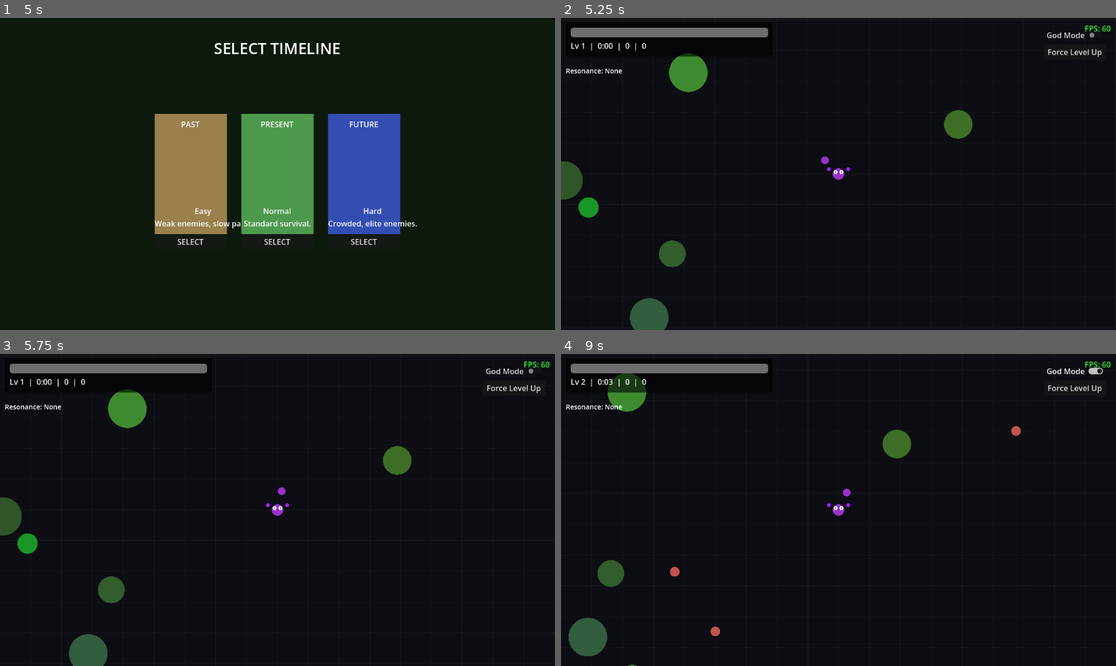
Above: before the commit, frames 1-4 (two rows, left to right).
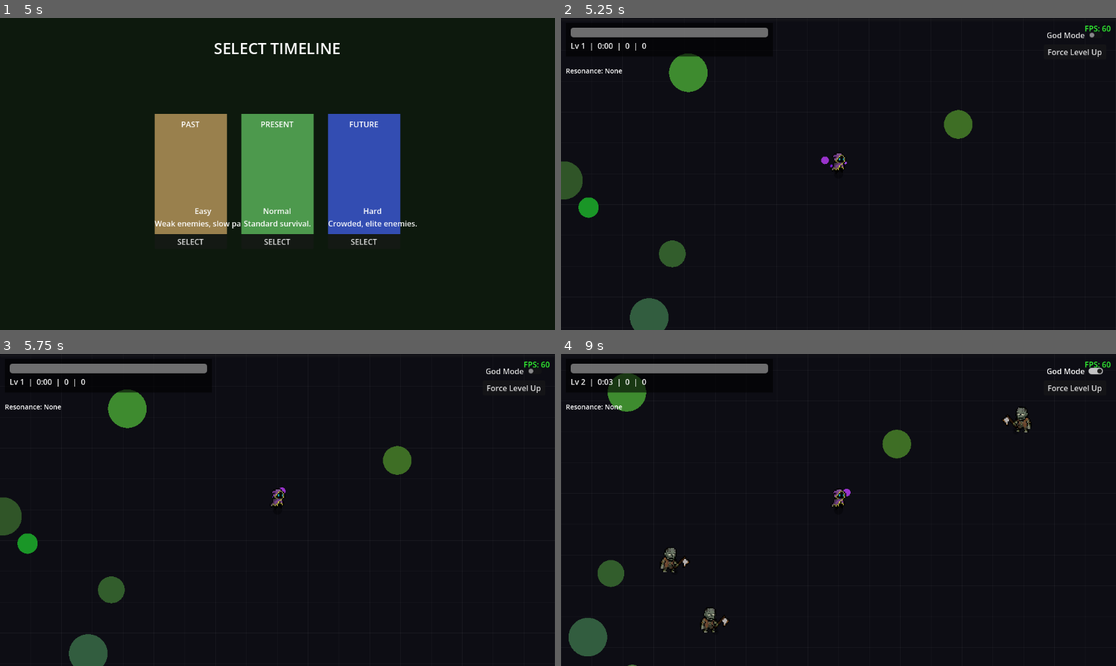
Above: after the commit, the same moments.

Repository: buiminhkhang621-cmyk/Game-with-Thong
Game: Godot game, scene res://scenes/Main.tscn
Same seed, same stepped clock (60 frames per second), same inputs: the game is played once before the commit and once after it. Sound files missing from this copy of the repository are replaced by a short silence.
Inputs:
- Up to frame 1 (5 s): click "PLAY" at 0.5 s; click "Berserker" at 1.25 s; click "Vanguard" at 2 s; click "Assassin" at 2.75 s; click "Void Mage" at 3.5 s; click "MANIFEST" at 4.25 s
- Up to frame 2 (5.25 s): click "SELECT" at 5 s
- Up to frame 3 (5.75 s): no input
- Up to frame 4 (9 s): click "God Mode" at 5.75 s; click "Force Level Up" at 6.5 s; click "[New Passive] Haste Learn a n…" at 7.25 s; hold D 8.03-8.78 s; tap Space at 8.27 s; hold S from 8.78 s (still down)

Frame 1 is identical in both runs. In frame 2, 0.2% of the frame differs, in the area x 47-53%, y 43-52%; in frame 3, 0.2%; in frame 4, 0.7%, in the area x 17-85%, y 17-91%.

Commit message:
add music, sprite, "quite" animation

Diff:
--- a/scenes/EnemyCommon.tscn
+++ b/scenes/EnemyCommon.tscn
@@ -1,6 +1,13 @@
 [gd_scene format=3 uid="uid://dt33djhaenary"]
 
 [ext_resource type="Script" uid="uid://o7x68jsjs0uo" path="res://scripts/EnemyCommon.gd" id="1"]
+[ext_resource type="Texture2D" path="res://Sprite/NPC/zombie-final.png" id="2"]
 
 [node name="EnemyCommon" type="CharacterBody2D" unique_id=1769957075]
 script = ExtResource("1")
+
+[node name="Sprite2D" type="Sprite2D" parent="."]
+texture_filter = 1
+texture = ExtResource("2")
+offset = Vector2(0, -10)
+scale = Vector2(2.5, 2.5)
--- a/scenes/Player.tscn
+++ b/scenes/Player.tscn
@@ -1,7 +1,8 @@
-[gd_scene load_steps=3 format=3]
+[gd_scene load_steps=4 format=3]
 
 [ext_resource type="Script" path="res://scripts/Player.gd" id="1"]
 [ext_resource type="Script" path="res://scripts/SkillController.gd" id="2"]
+[ext_resource type="Texture2D" path="res://Sprite/Player/character.png" id="3"]
 
 [node name="Player" type="CharacterBody2D"]
 script = ExtResource("1")
@@ -11,3 +12,9 @@
 
 [node name="SkillController" type="CharacterBody2D" parent="."]
 script = ExtResource("2")
+
+[node name="Sprite2D" type="Sprite2D" parent="."]
+texture_filter = 1
+texture = ExtResource("3")
+offset = Vector2(0, -9)
+scale = Vector2(2.5, 2.5)
--- a/scripts/EnemyCommon.gd
+++ b/scripts/EnemyCommon.gd
@@ -6,8 +6,11 @@
 @export var contact_dps: float = 10.0
 @export var xp_value: int = 1
 @export var hit_radius: float = 10.0
-@export var color: Color = Color(0.77, 0.33, 0.30, 1.0)
+@export var color: Color = Color.WHITE
 @export var _is_flashing: bool = false
+
+@onready var sprite: Sprite2D = $Sprite2D
+var wobble_time: float = 0.0
 var _flash_timer: float = 0.0
 var _original_color: Color
 var _burn_dps: float = 0.0
@@ -42,32 +45,51 @@
 			speed *= 1.5
 			max_hp *= 0.3
 			hit_radius *= 0.6
-			color = Color(0.9, 0.9, 0.3, 1.0)
 		"tank":
 			speed *= 0.5
 			max_hp *= 4.0
 			hit_radius *= 2.0
 			contact_dps *= 0.5
-			color = Color(0.3, 0.3, 0.3, 1.0)
 		"sniper":
 			max_hp *= 0.5
 			contact_dps *= 2.0
-			color = Color(0.3, 0.8, 0.3, 1.0)
 			sniper_cooldown = randf_range(1.0, 2.0)
 		"bomber":
-			color = Color(0.9, 0.4, 0.1, 1.0)
+			pass
 		"teleporter":
-			color = Color(0.6, 0.2, 0.8, 1.0)
 			speed *= 1.2
 			teleport_cooldown = randf_range(2.0, 4.0)
 		"summoner":
-			color = Color(0.2, 0.6, 0.8, 1.0)
 			speed *= 0.8
 			max_hp *= 1.5
 			summon_cooldown = randf_range(3.0, 5.0)
 
 	hp = max_hp
 	_original_color = color
+
+	# Apply sprite tint and scale based on enemy type
+	if sprite:
+		if type == "swarm":
+			sprite.texture = load("res://Sprite/NPC/swarm.png")
+		else:
+			sprite.texture = load("res://Sprite/NPC/zombie-final.png")
+
+		sprite.modulate = color
+		match type:
+			"swarm":
+				sprite.scale = Vector2(2.2, 2.2)
+			"tank":
+				sprite.scale = Vector2(3.8, 3.8)
+			"sniper":
+				sprite.scale = Vector2(2.2, 2.2)
+			"bomber":
+				sprite.scale = Vector2(2.6, 2.6)
+			"teleporter":
+				sprite.scale = Vector2(2.2, 2.2)
+			"summoner":
+				sprite.scale = Vector2(3.0, 3.0)
+			_:
+				sprite.scale = Vector2(2.5, 2.5)
 
 func _ready() -> void:
 	hp = max_hp
@@ -93,6 +115,13 @@
 		return
 
 	# Handle status effect timers
+	if _is_flashing:
+		_flash_timer -= delta
+		if _flash_timer <= 0:
+			_is_flashing = false
+			if sprite:
+				sprite.modulate = color
+
 	if ice_slow_time > 0:
 		ice_slow_time -= delta
 		if ice_slow_time <= 0:
@@ -149,10 +178,12 @@
 			should_move = false
 			bomber_fuse -= delta
 
-			if int(bomber_fuse * 10) % 2 == 0:
-				color = Color.RED
-			else:
-				color = _original_color
+			# Blink red via sprite modulate instead of color var
+			if sprite:
+				if int(bomber_fuse * 10) % 2 == 0:
+					sprite.modulate = Color.RED
+				else:
+					sprite.modulate = _original_color
 			queue_redraw()
 
 			if bomber_fuse < 0:
@@ -188,6 +219,16 @@
 
 	move_and_slide()
 
+	# Update sprite direction and procedural animation
+	if sprite:
+		if velocity.length() > 5.0:
+			sprite.flip_h = velocity.x < 0
+			wobble_time += delta * 10.0
+			sprite.rotation = sin(wobble_time) * 0.08
+		else:
+			wobble_time = 0.0
+			sprite.rotation = lerpf(sprite.rotation, 0.0, delta * 10.0)
+
 	if _burn_time > 0:
 		_burn_time -= delta
 		hp -= _burn_dps * delta
@@ -201,12 +242,13 @@
 		elif _burn_time > 0:
 			target_color = _original_color.lerp(Color(1.0, 0.4, 0.0), 0.5)
 		elif active_auras.has("dark"):
-			# Gradient towards black based on stolen dark HP
 			var drain_ratio = min(1.0, GameManager.stolen_dark_hp / 100.0)
 			target_color = _original_color.lerp(Color.BLACK, 0.3 + drain_ratio * 0.5)
 
 		if color != target_color:
 			color = target_color
+			if sprite:
+				sprite.modulate = color
 			queue_redraw()
 
 	if dist < hit_radius + player.hit_radius:
@@ -222,6 +264,8 @@
 		_is_flashing = true
 		_flash_timer = 0.15
 		is_crit = true
+		if sprite:
+			sprite.modulate = Color.WHITE
 	hp -= final_dmg
 
 	if final_dmg >= 1.0:
@@ -438,11 +482,21 @@
 
 
 func _draw() -> void:
-	draw_circle(Vector2.ZERO, hit_radius, color)
-
+	# Draw shadow
+	draw_circle(Vector2.ZERO, hit_radius * 0.7, Color(0, 0, 0, 0.25))
+
+	# Frozen ice cage visual
 	if is_frozen:
-		draw_rect(Rect2(-hit_radius, -hit_radius, hit_radius*2, hit_radius*2), Color(0.5, 0.8, 1.0, 0.5), false, 2.0)
-
+		draw_rect(Rect2(-hit_radius, -hit_radius - 20, hit_radius*2, hit_radius*2), Color(0.5, 0.8, 1.0, 0.5), false, 2.0)
+
+	# Void mark floating orb visual
 	if active_auras.has("void"):
-		draw_arc(Vector2(0, -hit_radius - 8), 6.0, 0, TAU, 16, Color(0.6, 0.2, 0.8), 2.0)
-		draw_circle(Vector2(0, -hit_radius - 8), 2.0, Color(0.8, 0.4, 1.0))
+		var time = Time.get_ticks_msec() / 1000.0
+		var orb_y = sin(time * 4.0) * 3.0 - hit_radius - 28.0
+		draw_arc(Vector2(0, orb_y), 6.0, 0, TAU, 16, Color(0.6, 0.2, 0.8), 2.0)
+		draw_circle(Vector2(0, orb_y), 2.0, Color(0.8, 0.4, 1.0))
+
+	# Bomber fuse flash (handled via sprite modulate now, but keep HP bar hint)
+	if enemy_type == "bomber" and bomber_fuse >= 0:
+		var alpha = fmod(bomber_fuse * 3.14, 1.0)
+		draw_circle(Vector2(0, -hit_radius - 30), 5.0, Color(1.0, 0.3, 0.0, alpha))
--- a/scripts/GameManager.gd
+++ b/scripts/GameManager.gd
@@ -17,6 +17,13 @@
 signal player_died
 signal score_changed(new_score: int)
 signal quest_completed(quest_id: String, title: String)
+
+var bgm_player_1: AudioStreamPlayer
+var bgm_player_2: AudioStreamPlayer
+var active_bgm_player: AudioStreamPlayer
+var _bgm_tween: Tween
+var is_transitioning: bool = false
+var bgm_playlist: Array = []
 
 const MAX_ACTIVE_SLOTS := 3
 const MAX_PASSIVE_SLOTS := 3
@@ -84,6 +91,73 @@
 	_check_quest("time", run_time)
 	if active_curses.size() > 0:
 		_check_quest("curse_time", run_time)
+
+	_update_bgm()
+
+
+func _update_bgm() -> void:
+	if not player or game_over:
+		if active_bgm_player and active_bgm_player.playing and not is_transitioning:
+			if _bgm_tween:
+				_bgm_tween.kill()
+			_bgm_tween = get_tree().create_tween()
+			_bgm_tween.tween_property(active_bgm_player, "volume_db", -80.0, 2.0)
+			_bgm_tween.tween_callback(active_bgm_player.stop)
+			is_transitioning = true
+		return
+
+	if not active_bgm_player:
+		return
+
+	# Start random track if nothing is playing
+	if not active_bgm_player.playing and not is_transitioning:
+		var stream = bgm_playlist[randi() % bgm_playlist.size()]
+		active_bgm_player.stream = stream
+		active_bgm_player.volume_db = 0.0
+		active_bgm_player.play()
+		return
+
+	# Check if we are near the end of the current track
+	if active_bgm_player.playing and active_bgm_player.stream:
+		var pos = active_bgm_player.get_playback_position()
+		var length = active_bgm_player.stream.get_length()
+
+		# 2.0 seconds before the end, start crossfade
+		if length - pos <= 2.0 and not is_transitioning:
+			_start_random_crossfade()
+
+func _start_random_crossfade() -> void:
+	is_transitioning = true
+	var next_player = bgm_player_2 if active_bgm_player == bgm_player_1 else bgm_player_1
+
+	# Pick a track that is different from the current one
+	var current_stream = active_bgm_player.stream
+	var possible_tracks = []
+	for t in bgm_playlist:
+		if t != current_stream:
+			possible_tracks.append(t)
+
+	if possible_tracks.size() > 0:
+		next_player.stream = possible_tracks[randi() % possible_tracks.size()]
+	else:
+		next_player.stream = current_stream
+
+	next_player.volume_db = -80.0
+	next_player.play()
+
+	if _bgm_tween:
+		_bgm_tween.kill()
+
+	_bgm_tween = get_tree().create_tween()
+	var old_player = active_bgm_player
+	active_bgm_player = next_player
+
+	_bgm_tween.tween_property(old_player, "volume_db", -80.0, 2.0)
+	_bgm_tween.parallel().tween_property(next_player, "volume_db", 0.0, 2.0)
+	_bgm_tween.tween_callback(func():
+		old_player.stop()
+		is_transitioning = false
+	)
 
 
 func register_player(p: Node) -> void:
@@ -541,6 +615,22 @@
 	load_settings()
 	load_game()
 
+	bgm_playlist = [
+		preload("res://music/bgm/map2/The_Stone_Chamber.mp3"),
+		preload("res://music/bgm/map2/Blade_in_the_Hall.mp3"),
+		preload("res://music/bgm/map2/The_Forgotten_Altar.mp3")
+	]
+
+	bgm_player_1 = AudioStreamPlayer.new()
+	bgm_player_1.bus = "Master"
+	add_child(bgm_player_1)
+
+	bgm_player_2 = AudioStreamPlayer.new()
+	bgm_player_2.bus = "Master"
+	add_child(bgm_player_2)
+
+	active_bgm_player = bgm_player_1
+
 	var script = load("res://scripts/QuestPopup.gd")
 	if script:
 		var popup = script.new()
--- a/scripts/Player.gd
+++ b/scripts/Player.gd
@@ -21,6 +21,9 @@
 const JUMP_FORCE: float = 250.0
 
 @onready var camera: Camera2D = $Camera2D
+@onready var sprite: Sprite2D = $Sprite2D
+
+var wobble_time: float = 0.0
 
 
 func _ready() -> void:
@@ -122,6 +125,7 @@
 		camera.offset = Vector2.ZERO
 
 	if GameManager.game_over or GameManager.paused_for_levelup:
+		_update_sprite_visuals()
 		return
 
 	var dir := Vector2.ZERO
@@ -141,6 +145,31 @@
 
 	if Input.is_key_pressed(KEY_SPACE) and z_height == 0.0:
 		z_velocity = JUMP_FORCE
+
+	# Update sprite flip and procedural animation
+	if velocity.length() > 0.1:
+		sprite.flip_h = velocity.x < 0
+		wobble_time += delta * 10.0
+		sprite.rotation = sin(wobble_time) * 0.08
+	else:
+		wobble_time = 0.0
+		sprite.rotation = lerpf(sprite.rotation, 0.0, delta * 10.0)
+
+	_update_sprite_visuals()
+
+
+func _update_sprite_visuals() -> void:
+	if not sprite:
+		return
+
+	# Offset sprite upward when jumping (z-height simulation)
+	sprite.position.y = -z_height
+
+	# Visual tint based on game state
+	if in_dark_state:
+		sprite.modulate = Color(0.4, 0.1, 0.6, 0.9)  # Shadowy purple
+	else:
+		sprite.modulate = Color.WHITE
 
 
 func _update_max_hp() -> void:
@@ -220,45 +249,39 @@
 
 
 func _draw() -> void:
-	# Draw shadow always, scale down and fade out slightly when jumping
+	# Draw shadow on the ground (not affected by jump height)
 	var shadow_scale = clampf(1.0 - z_height / 100.0, 0.5, 1.0)
-	draw_circle(Vector2.ZERO, hit_radius * 0.8 * shadow_scale, Color(0, 0, 0, 0.3 * shadow_scale))
-
+	draw_circle(Vector2.ZERO, hit_radius * 0.8 * shadow_scale, Color(0, 0, 0, 0.35 * shadow_scale))
+
+	# Ice Resonance aura ring (ground-level effect)
 	if GameManager.has_rune_resonance("ice"):
 		var r = 150.0
-		draw_circle(Vector2.ZERO, r, Color(0.6, 0.9, 1.0, 0.15))
+		draw_circle(Vector2.ZERO, r, Color(0.6, 0.9, 1.0, 0.12))
 		var time = Time.get_ticks_msec() / 1000.0
 		for i in range(3):
 			var r_anim = r * fmod(time + i * 0.33, 1.0)
 			draw_arc(Vector2.ZERO, r_anim, 0, TAU, 32, Color(0.6, 0.9, 1.0, 0.4 * (1.0 - r_anim/r)), 2.0)
 
-	var center = Vector2(0, -z_height)
-	var goo_color = Color(0.1, 0.05, 0.2)
-
-	if in_dark_state:
-		goo_color = Color(0.0, 0.0, 0.0, 0.5) # Shadowy goo
-	else:
-		match GameManager.current_class:
-			"berserker": goo_color = Color(0.8, 0.2, 0.2)
-			"vanguard": goo_color = Color(0.9, 0.8, 0.3)
-			"assassin": goo_color = Color(0.3, 0.3, 0.8)
-			"void_mage": goo_color = Color(0.6, 0.2, 0.8)
-
-	# Draw Goo Body
-	draw_circle(center, hit_radius, goo_color)
-	draw_circle(center + Vector2(-6, -4), 4, Color.WHITE)
-	draw_circle(center + Vector2(6, -4), 4, Color.WHITE)
-	draw_circle(center + Vector2(-6, -4), 1.5, Color.BLACK)
-	draw_circle(center + Vector2(6, -4), 1.5, Color.BLACK)
-
+	# Dark state shimmer effect around sprite
+	if in_dark_state:
+		var center = Vector2(0, -z_height - 20.0)
+		var time = Time.get_ticks_msec() / 1000.0
+		for i in range(4):
+			var angle = time * 2.0 + i * TAU / 4.0
+			var orb_pos = center + Vector2(cos(angle), sin(angle) * 0.5) * 18.0
+			draw_circle(orb_pos, 3.5, Color(0.3, 0.0, 0.5, 0.8))
+
+	# Class weapon visual (drawn relative to sprite position)
+	var center = Vector2(0, -z_height - 20.0)
 	match GameManager.current_class:
 		"berserker":
-			draw_line(center + Vector2(10, 0), center + Vector2(25, -15), Color.BROWN, 4)
-			draw_circle(center + Vector2(25, -15), 6, Color(0.8, 0.2, 0.2))
+			draw_line(center + Vector2(10, 4), center + Vector2(22, -8), Color(0.6, 0.2, 0.0), 3)
+			draw_circle(center + Vector2(22, -8), 4, Color(0.9, 0.3, 0.1))
 		"vanguard":
-			draw_rect(Rect2(center.x - 20, center.y - 5, 10, 20), Color.LIGHT_GRAY, false, 3)
+			draw_rect(Rect2(center.x - 18, center.y, 8, 18), Color(0.8, 0.8, 0.8, 0.9), false, 2)
 		"assassin":
-			draw_line(center + Vector2(8, 5), center + Vector2(20, 10), Color.DARK_GRAY, 3)
+			draw_line(center + Vector2(8, 6), center + Vector2(20, 14), Color(0.3, 0.3, 0.4), 2)
 		"void_mage":
-			draw_circle(center + Vector2(-20, -10), 4, Color.PURPLE)
-			draw_circle(center + Vector2(20, -10), 4, Color.PURPLE)
+			var t = Time.get_ticks_msec() / 1000.0
+			draw_circle(center + Vector2(cos(t * 3) * 16, sin(t * 3) * 8), 3, Color(0.7, 0.3, 1.0, 0.9))
+			draw_circle(center + Vector2(cos(t * 3 + PI) * 16, sin(t * 3 + PI) * 8), 3, Color(0.5, 0.1, 0.9, 0.9))
Binary file added: Sprite/NPC/Sprite-0001.aseprite
Binary file added: Sprite/NPC/Zombie.aseprite
Binary file added: Sprite/NPC/Zombie.png
Not shown, added: Sprite/NPC/Zombie.png.import
Binary file added: Sprite/NPC/swarm.aseprite
Binary file added: Sprite/NPC/swarm.png
Not shown, added: Sprite/NPC/swarm.png.import
Binary file added: Sprite/NPC/zombie-final.aseprite
Binary file added: Sprite/NPC/zombie-final.png
Not shown, added: Sprite/NPC/zombie-final.png.import
Binary file added: Sprite/Player/Drarft1.aseprite
Binary file added: Sprite/Player/Drarft1.png
(and 28 more such lines)
